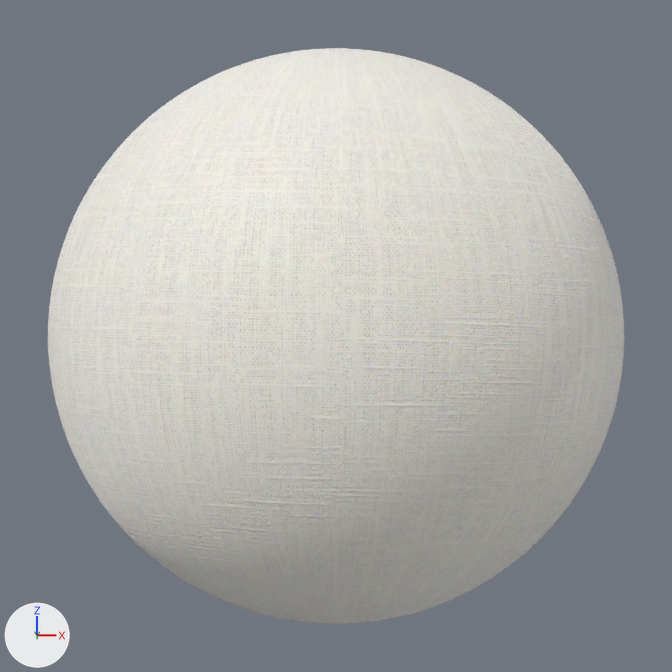
What one commit did to the Blender file MaterialsAndTextures/TextilesAndFabric/rough_linen_1k.blend.
Camera for both pictures: the file's camera 'Camera'. The lights are fixed; the arrows at lower left show +X, +Y and +Z. The older version comes first.
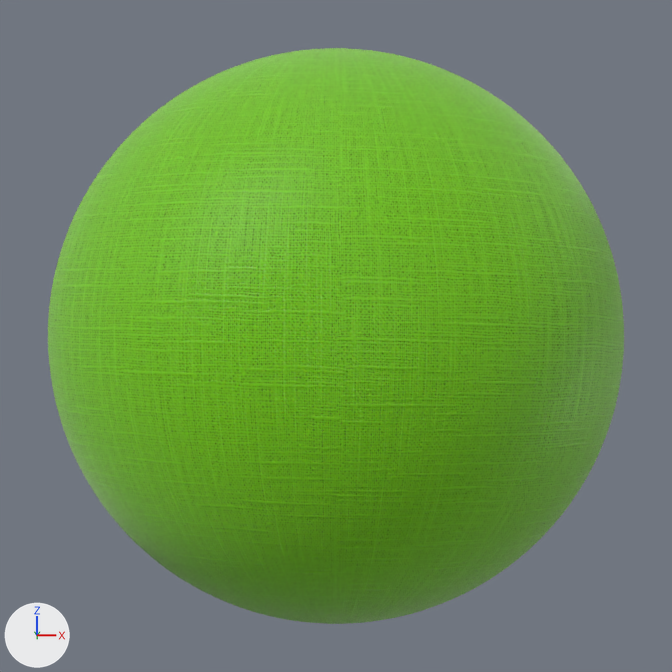
What changed in the scene script:
```text
Change mat_roughlinen_rgb:
    remove # nodes: BsdfPrincipled, Displacement, Mapping, OutputMaterial, Tangent, TexCoord, TexImage x6, ValToRGB
    remove # colours: white #fffcf4, white #ffffff
    nodes: BsdfPrincipled, Displacement, Mapping, Mix, OutputMaterial, Tangent, TexCoord, TexImage x6
    colours: green #71bc01
```

Location of each change, (x1, y1, x2, y2) in pixels of the pictures (672 x 672 px):
'Sphere', recoloured (white to green)
    both: (48, 48, 624, 624)
